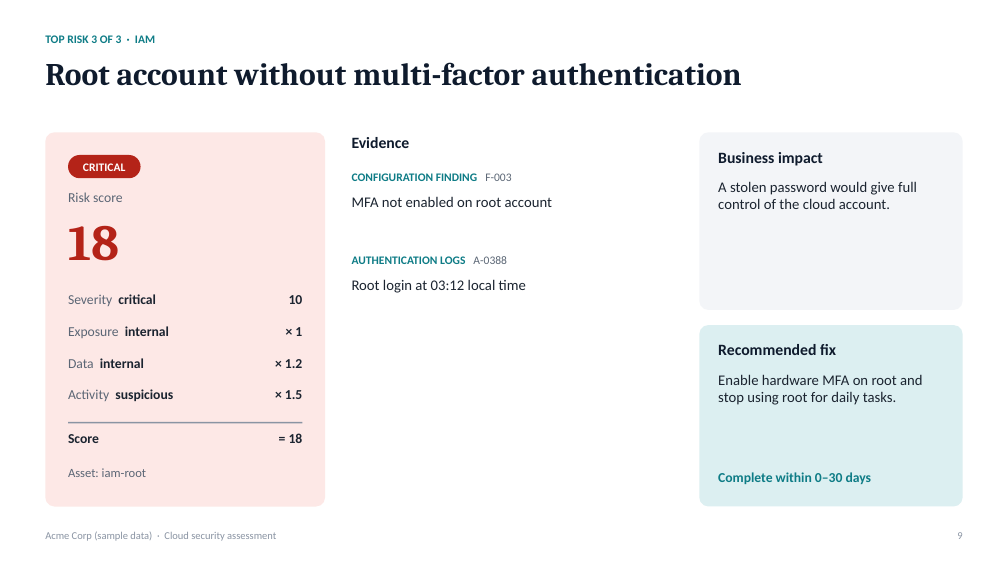
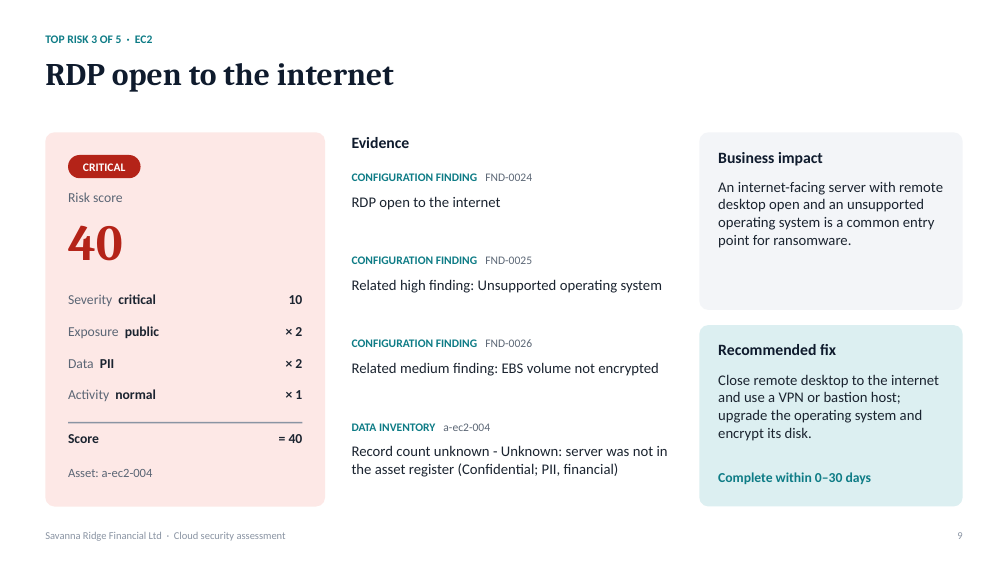
Before and after one commit to judie-paul/secassess-mcp, a slide deck: slide 9 of examples/sample_report.pptx. Drawn at 1008x567 pixels with LibreOffice and Linux fonts; fonts in the diff are those of the drawing. Boxes give left, top, right and bottom in pixels: in the first picture for what was removed or moved away, otherwise in the second. Text is boxed around its words. In the diff, an @@ line names an element or a change of style, - is before the commit and + after.

Commit message:
Check AI risk text for numbers, fix real-data layout, align skills with backend

```diff
--- a/examples/sample_report.pptx
+++ b/examples/sample_report.pptx
@@ text at bbox=[45, 35, 152, 43]: text changed @@
-TOP RISK 3 OF 3 · IAM
+TOP RISK 3 OF 5 · EC2
@@ text at bbox=[45, 63, 394, 92]: text changed @@
-Root account without multi-factor authentication
+RDP open to the internet
@@ text at bbox=[352, 173, 532, 181]: text changed @@
-CONFIGURATION FINDING F-003
+CONFIGURATION FINDING FND-0024
@@ text at bbox=[352, 196, 501, 210]: text changed @@
-MFA not enabled on root account
+RDP open to the internet
@@ text at bbox=[718, 181, 943, 248]: text changed @@
-A stolen password would give full control of the cloud account.
+An internet-facing server with remote desktop open and an unsupported operating system is a common entry point for ransomware.
@@ text at bbox=[68, 225, 123, 261]: text changed @@
-18
+40
@@ text at bbox=[352, 256, 532, 264]: text changed @@
-AUTHENTICATION LOGS A-0388
+CONFIGURATION FINDING FND-0025
@@ text at bbox=[352, 279, 662, 293]: text changed @@
-Root login at 03:12 local time
+Related high finding: Unsupported operating system
@@ text at bbox=[68, 326, 159, 338]: text changed @@
-Exposure internal
+Exposure public
@@ text at bbox=[68, 359, 115, 368]: text changed; text colour #1B2430 to #5B6675; bold off @@
-Data internal
+Data PII
@@ text at bbox=[295, 359, 302, 368]: text changed @@
-× 1.2
+× 2
@@ text added at bbox=[352, 339, 532, 347], 11 pt, text #0E7C86, bold @@
+CONFIGURATION FINDING FND-0026
@@ text at bbox=[68, 389, 156, 401]: text changed; text colour #1B2430 to #5B6675; bold off @@
-Activity suspicious
+Activity normal
@@ text "× 1": place and size @@
-text "× 1" at bbox=[295, 327, 302, 336]
+text "× 1" at bbox=[295, 390, 302, 399]
@@ text added at bbox=[352, 362, 659, 376], 14 pt, text #1B2430 @@
+Related medium finding: EBS volume not encrypted
@@ text at bbox=[718, 374, 939, 441]: text changed @@
-Enable hardware MFA on root and stop using root for daily tasks.
+Close remote desktop to the internet and use a VPN or bastion host; upgrade the operating system and encrypt its disk.
@@ text removed at bbox=[285, 390, 302, 399] @@
-× 1.5
@@ text at bbox=[289, 434, 303, 443]: text changed @@
-= 18
+= 40
@@ text added at bbox=[352, 423, 490, 431], 11 pt, text #0E7C86, bold @@
+DATA INVENTORY a-ec2-004
@@ text added at bbox=[352, 445, 668, 477], 14 pt, text #1B2430 @@
+Record count unknown - Unknown: server was not in the asset register (Confidential; PII, financial)
@@ text at bbox=[68, 469, 153, 477]: text changed @@
-Asset: iam-root
+Asset: a-ec2-004
@@ text at bbox=[45, 532, 286, 541]: text changed @@
-Acme Corp (sample data) · Cloud security assessment
+Savanna Ridge Financial Ltd · Cloud security assessment
```
Also in this commit, not shown: 11 other slides changed, 14 other files.
